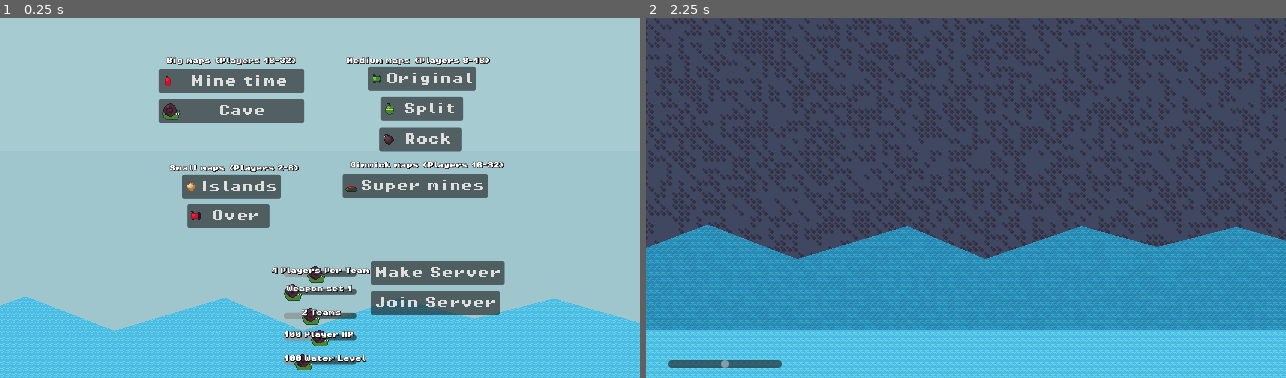
Above: before the commit, frames 1-2 (left to right).
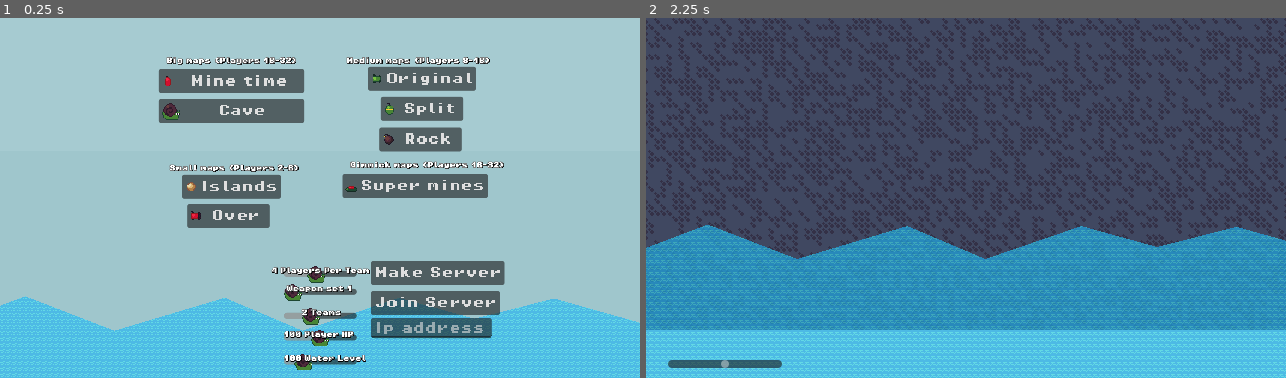
Above: after the commit, the same moments.

Repository: codingbanana21/Snail-Wars
Game: Godot game, scene res://scenes/main_menu.tscn
Same seed, same stepped clock (60 frames per second), same inputs: the game is played once before the commit and once after it.
Inputs:
- Up to frame 1 (0.25 s): no input
- Up to frame 2 (2.25 s): click "Make Server" at 0.5 s; click "Join Server" at 1.25 s; click "Mine time" at 2 s

The runs differ from the first frame. In frame 1, 1.0% of the frame differs, in the area x 57-77%, y 83-89%; in frame 2, nothing differs.
Error before the commit: Out of bounds get index '1' (on base: 'PackedStringArray') (res://scripts/menu.gd:79)

Commit message:
Multiplayer working

Diff:
--- a/scenes/main_menu.tscn
+++ b/scenes/main_menu.tscn
@@ -309,6 +309,15 @@
 theme_override_fonts/font = ExtResource("4_7b55j")
 text = "Join Server"
 
+[node name="IP" type="TextEdit" parent="Menu/Multiplayer" unique_id=25057402]
+unique_name_in_owner = true
+offset_left = 68.0
+offset_top = -16.0
+offset_right = 229.0
+offset_bottom = 11.0
+theme_override_fonts/font = ExtResource("4_7b55j")
+placeholder_text = "Ip address"
+
 [node name="Background" type="CanvasLayer" parent="Menu" unique_id=1758057930]
 layer = -100
 
--- a/scripts/menu.gd
+++ b/scripts/menu.gd
@@ -3,6 +3,7 @@
 
 @onready var multiplayer_spawner: MultiplayerSpawner = $MultiplayerSpawner
 @onready var menu: Node2D = $Menu
+@onready var ip: TextEdit = %IP
 @onready var per_team_h_slider: HSlider = %PerTeamHSlider
 @onready var per_team_label: Label = %PerTeamLabel
 @onready var weapons_h_slider: HSlider = %WeaponsHSlider
@@ -67,6 +68,8 @@
 
 
 func _on_server_pressed() -> void:
+	ip.text = str(get_upnp())
+
 	peer.create_server(PORT,1)
 	multiplayer.multiplayer_peer = peer
 	multiplayer.peer_connected.connect(
@@ -76,13 +79,27 @@
 
 
 func _on_client_pressed() -> void:
-	var IP_ADDRESS = IP.get_local_addresses()[1]
-	if IP_ADDRESS == "":
-		IP_ADDRESS = "localhost"
+	var ip_address = ip.text
 
-	if IP_ADDRESS.is_valid_ip_address() or IP_ADDRESS == "localhost":
-		peer.create_client(IP_ADDRESS, PORT)
+	if ip_address == "":
+		ip_address = "localhost"
+
+	if ip_address.is_valid_ip_address() or ip_address == "localhost":
+		peer.create_client(ip_address, PORT)
 		multiplayer.multiplayer_peer = peer
+
+
+func get_upnp():
+	var upnp = UPNP.new()
+	var discorer_result = upnp.discover()
+	if discorer_result == UPNP.UPNP_RESULT_SUCCESS:
+		if upnp.get_gateway() and upnp.get_gateway().is_valid_gateway():
+			var map_result = upnp.add_port_mapping(9999,0,"SnailWars","UDP", 10800)
+			if map_result == UPNP.UPNP_RESULT_SUCCESS:
+				upnp.add_port_mapping(9999,0,"")
+
+	upnp.delete_port_mapping(9999,"UDP")
+	return upnp.query_external_address()
 
 
 func _on_b_1_button_pressed() -> void:
Not shown, changed: export_presets.cfg
